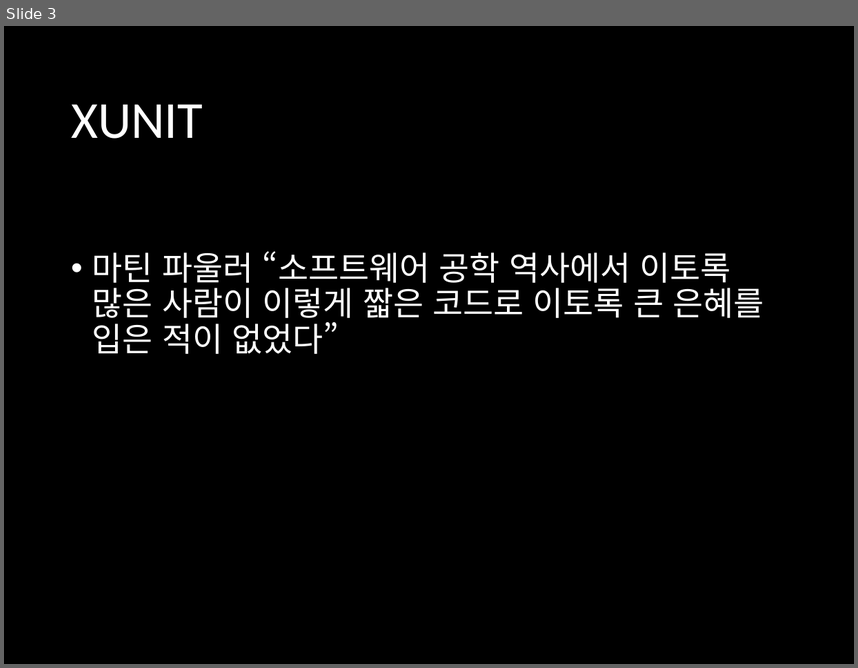
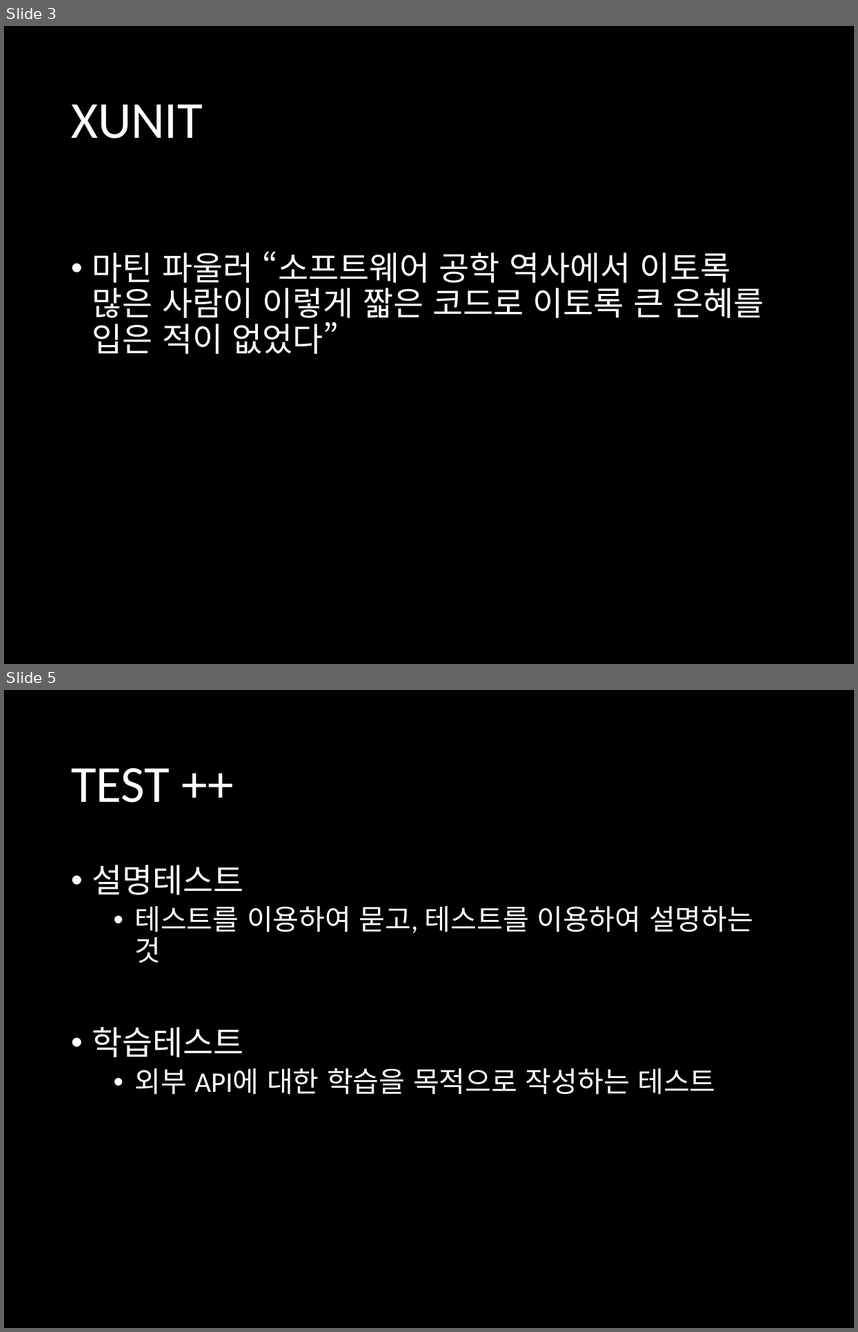
Before and after one commit to harrisleesh/Review, a slide deck: TDD 2.pptx. Shown one above the other, each under a label of ours: slide 3 before the commit, slides 3 and 5 after it; the slides between them are not shown. The pictures are 858x668 and 858x1332 pixels, drawn with LibreOffice and Linux fonts; fonts in the diff are those of the drawing. Boxes give left, top, right and bottom in pixels: in the first picture for what was removed or moved away, otherwise in the second. Text is boxed around its words. In the diff, an @@ line names an element or a change of style, - is before the commit and + after.

```diff
--- a/TDD 2.pptx
+++ b/TDD 2.pptx
@@ slide 5 added at (x1=4, y1=690, x2=854, y2=1328), background #000000 @@
@@ title added at (x1=71, y1=768, x2=170, y2=802), 44 pt, text #FFFFFF @@
+TEST ++
@@ text added at (x1=92, y1=865, x2=753, y2=1094), 24 pt, text #FFFFFF @@
+• 설명테스트
+  • 테스트를 이용하여 묻고, 테스트를 이용하여 설명하는 것
+• 학습테스트
+  • 외부 API에 대한 학습을 목적으로 작성하는 테스트
```
Also in this commit, not shown: 2 other slides added, 1 slide removed.
